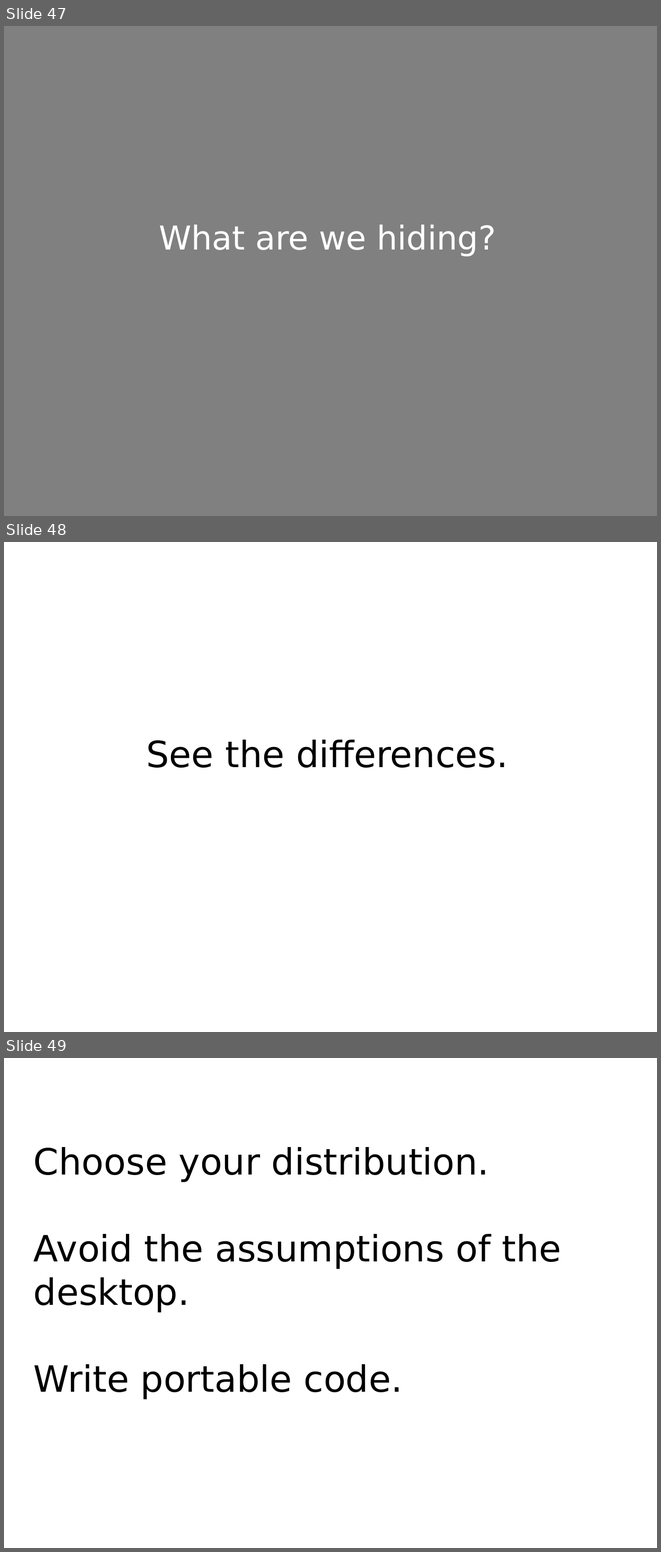
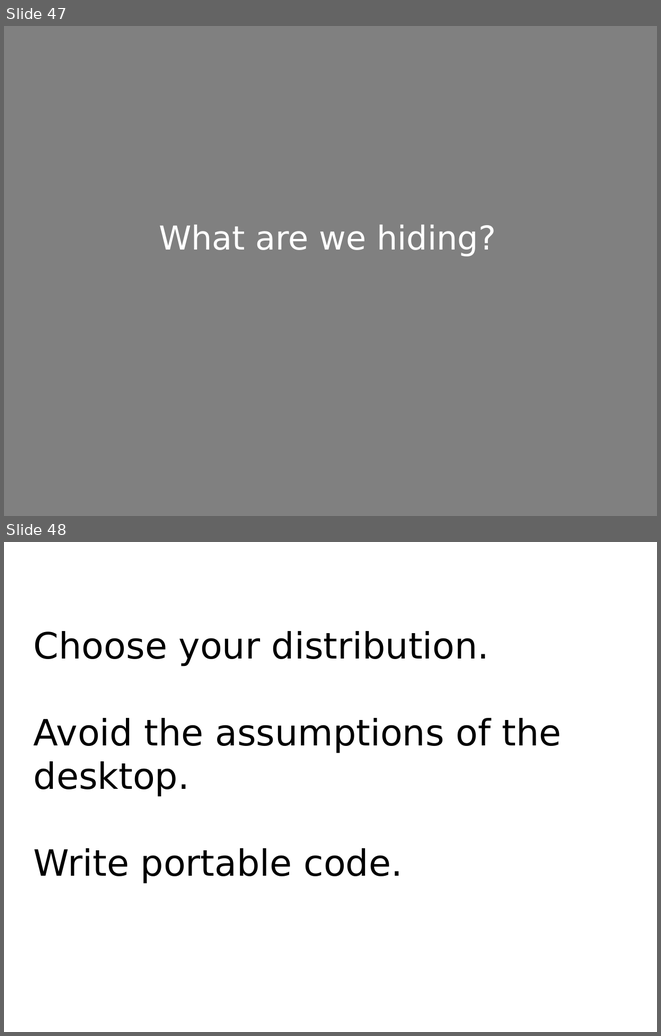
Before and after one commit to mkohler/embedded_python_presentation, a slide deck: embedded_python.odp. Shown one above the other, each under a label of ours: slides 47, 48 and 49 before the commit, slides 47 and 48 after it. The pictures are 661x1552 and 661x1036 pixels, drawn with LibreOffice and Linux fonts; fonts in the diff are those of the drawing; background and template pictures are left out. Boxes give left, top, right and bottom in pixels: in the first picture for what was removed or moved away, otherwise in the second. Text is boxed around its words. In the diff, an @@ line names an element or a change of style, - is before the commit and + after.

```diff
--- a/embedded_python.odp
+++ b/embedded_python.odp
@@ slide 48 removed at (x1=4, y1=542, x2=657, y2=1032), background #FFFFFF @@
@@ title removed at (x1=146, y1=740, x2=508, y2=768) @@
-See the differences.
@@ what was slide 49 is now slide 48 @@
```
Also in this commit, not shown: 2 slides changed.
